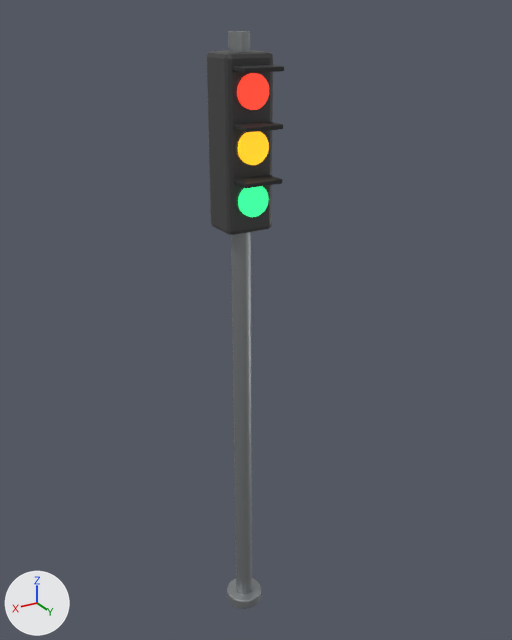
A saved change to the glTF model apps/studio/resources/models/city/traffic_light.glb.
One viewpoint serves both versions: a camera (50 mm lens) standing at (2.06, 3.61, 4.08) and looking at (-0.06, 0.08, 2.31). Every picture has the same lights, and +X, +Y and +Z are marked at lower left. The picture after the commit comes second. Vertices at exactly the same position are counted once.

The older version as bpy lines, for what is in view:
```python
mat_polegrey = principled_material('PoleGrey')
mat_polegrey.base_color = (0.35, 0.37, 0.38)  # grey #a0a4a6
mat_polegrey.metallic = 0.8
mat_polegrey.roughness = 0.4
me_cylinder = bpy.data.meshes.new('Cylinder')
me_cylinder.from_pydata(...)  # 840 vertices, 1632 faces; spans x -0.15..0.15, y -0.13..0.27, z 0.0..4.0
# faces by material slot: [456, 480, 124, 324, 124, 124]
me_cylinder.materials.append(mat_polegrey)  # grey #a0a4a6
me_cylinder.materials.append(mat_housing)  # dark grey #3f3f3f
me_cylinder.materials.append(mat_lampred)  # red #e73027, glowing red #ff4530
me_cylinder.materials.append(mat_visor)  # black #272727
me_cylinder.materials.append(mat_lampamber)  # yellow #f3b300, glowing orange #ffbc27
me_cylinder.materials.append(mat_lampgreen)  # green #00da7c, glowing green #3fff95
ob_traffic_light = bpy.data.objects.new('traffic_light', me_cylinder)
ob_traffic_light.location = (0.0, 0.0, 0.0)
```
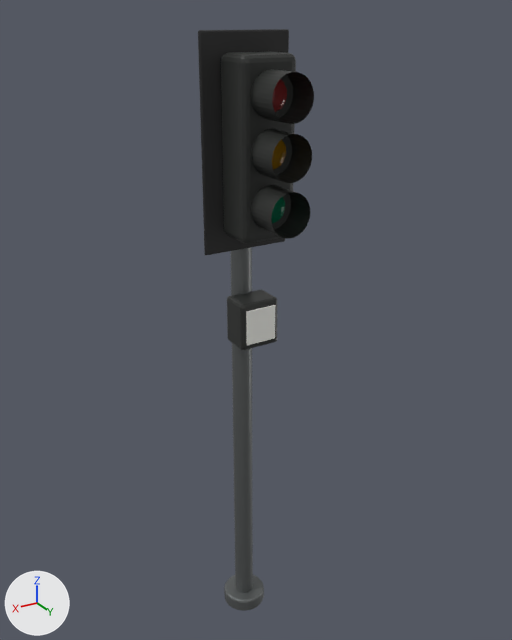
Location of each change, [x1, y1, x2, y2] in pixels of the pictures (512 x 640 px; the box of a moved part takes in the faces that stretch with it):
'traffic_light', recoloured, reshaped (grey to black, 50% wider): before [207, 31, 284, 609]; after [198, 29, 314, 611]
part 1 of me_cylinder, added: after [231, 247, 253, 593]
part 2 of me_cylinder, added: after [251, 69, 293, 118]
part 3 of me_cylinder, added: after [251, 129, 292, 176]
part 4 of me_cylinder, added: after [251, 185, 291, 229]
part 5 of me_cylinder, moved or reshaped: before [207, 50, 273, 235]; after [227, 289, 277, 350]
part 6 of me_cylinder, added: after [272, 79, 287, 112]
part 7 of me_cylinder, added: after [272, 140, 286, 169]
part 8 of me_cylinder, added (mostly hidden): after [271, 197, 285, 223]
part 9 of me_cylinder, added: after [246, 305, 276, 345]
part 10 of me_cylinder, added (black): after [221, 51, 296, 244]
part 11 of me_cylinder, added (black): after [252, 69, 314, 124]
part 12 of me_cylinder, added (black): after [252, 129, 312, 183]
part 13 of me_cylinder, added (black): after [252, 185, 310, 239]
part 14 of me_cylinder, added (black): after [198, 29, 289, 255]
part 15 of me_cylinder, deleted: before [232, 65, 284, 219]
part 16 of me_cylinder, moved or reshaped: before [227, 31, 261, 609]; after [224, 575, 264, 611]
part 17 of me_cylinder, moved or reshaped (not visible afterwards): before [238, 131, 269, 165]

What changed in the scene script:
```text
Change mat_polegrey:
    mat_polegrey.base_color: (0.35, 0.37, 0.38) -> (0.16, 0.17, 0.17)  # grey #a0a4a6 -> grey #6f7373
Change me_cylinder:
    remove me_cylinder.from_pydata(...)  # 840 vertices, 1632 faces; spans x -0.15..0.15, y -0.13..0.27, z 0.0..4.0
    add me_cylinder.from_pydata(...)  # 1842 vertices, 3428 faces; spans x -0.28..0.28, y -0.15..0.54, z 0.0..4.01
    me_cylinder part 1: a new loose piece, a 24-sided cylinder along z spanning x -0.06..0.06, y -0.06..0.06, z 0.1..3.1, in mat_polegrey (grey #6f7373)
    me_cylinder part 2: a new loose piece, a 32-sided cylinder along y spanning x -0.125..0.125, y 0.32..0.35, z 3.575..3.825, in mat_housing (black #272927)
    me_cylinder part 3: a new loose piece, a 32-sided cylinder along y spanning x -0.125..0.125, y 0.32..0.35, z 3.275..3.525, in mat_housing (black #272927)
    me_cylinder part 4: a new loose piece, a 32-sided cylinder along y spanning x -0.125..0.125, y 0.32..0.35, z 2.975..3.225, in mat_housing (black #272927)
    me_cylinder part 5: the loose piece of 56 vertices spanning x -0.15..0.15, y -0.13..0.13, z 2.9..3.9 is scaled about its middle by (0.891, 0.784, 0.287), then moved by (0.0, 0.13, -1.05)
    me_cylinder part 6: a new loose piece, a UV sphere (24 segments, 12 rings, poles along z) spanning x -0.105..0.105, y 0.293..0.367, z 3.595..3.805, in mat_lampredoff (dark red #762727)
    me_cylinder part 7: a new loose piece, a UV sphere (24 segments, 12 rings, poles along z) spanning x -0.105..0.105, y 0.293..0.367, z 3.295..3.505, in mat_lampamberoff (dark yellow #7c5900)
    me_cylinder part 8: a new loose piece, a UV sphere (24 segments, 12 rings, poles along z) spanning x -0.105..0.105, y 0.293..0.367, z 2.995..3.205, in mat_lampgreenoff (dark green #006545)
    me_cylinder part 9: a new loose piece, a box spanning x -0.1..0.1, y 0.23..0.24, z 2.24..2.46, in mat_walkman (white #f3f3ed)
    me_cylinder part 10: a new loose piece of 96 vertices spanning x -0.17..0.17, y 0.07..0.33, z 2.9..3.9, in mat_housing (black #272927)
    me_cylinder part 11: a new loose piece of 64 vertices spanning x -0.12..0.12, y 0.34..0.54, z 3.58..3.83, in mat_housing (black #272927)
    me_cylinder part 12: a new loose piece of 64 vertices spanning x -0.12..0.12, y 0.34..0.54, z 3.28..3.53, in mat_housing (black #272927)
    me_cylinder part 13: a new loose piece of 64 vertices spanning x -0.12..0.12, y 0.34..0.54, z 2.97..3.22, in mat_housing (black #272927)
    me_cylinder part 14: a new loose piece of 44 vertices spanning x -0.28..0.28, y 0.05..0.07, z 2.79..4.01, in mat_backplate (black #212121)
    me_cylinder part 15: 8 loose pieces with 488 vertices, spanning x -0.12..0.12, y 0.1..0.27, z 2.99..3.83, are deleted
    me_cylinder part 16: 20 vertices moved within x -0.13..0.13, y -0.13..0.13, z 0.0; 212 vertices removed from x -0.13..0.13, y -0.13..0.13, z 0.0..4.0; 172 vertices added at x -0.15..0.15, y -0.15..0.15, z 0.0..0.1
    me_cylinder part 17: 62 vertices removed from x -0.09..0.09, y 0.13..0.16, z 3.31..3.5; 54 vertices added at x -0.06..0.06, y 0.0..0.16, z 3.31..3.39
    other edits to the shape of me_cylinder do not show in these pictures
    remove me_cylinder.materials.append(mat_lampred)  # red #e73027, glowing red #ff4530
    remove me_cylinder.materials.append(mat_visor)  # black #272727
    remove me_cylinder.materials.append(mat_lampamber)  # yellow #f3b300, glowing orange #ffbc27
    remove me_cylinder.materials.append(mat_lampgreen)  # green #00da7c, glowing green #3fff95
    add me_cylinder.materials.append(mat_backplate)  # black #212121
    add me_cylinder.materials.append(mat_platestripe)  # yellow #e7e159
    add me_cylinder.materials.append(mat_lampredoff)  # dark red #762727
    add me_cylinder.materials.append(mat_lampamberoff)  # dark yellow #7c5900
    add me_cylinder.materials.append(mat_lampgreenoff)  # dark green #006545
    add me_cylinder.materials.append(mat_walkman)  # white #f3f3ed
```
